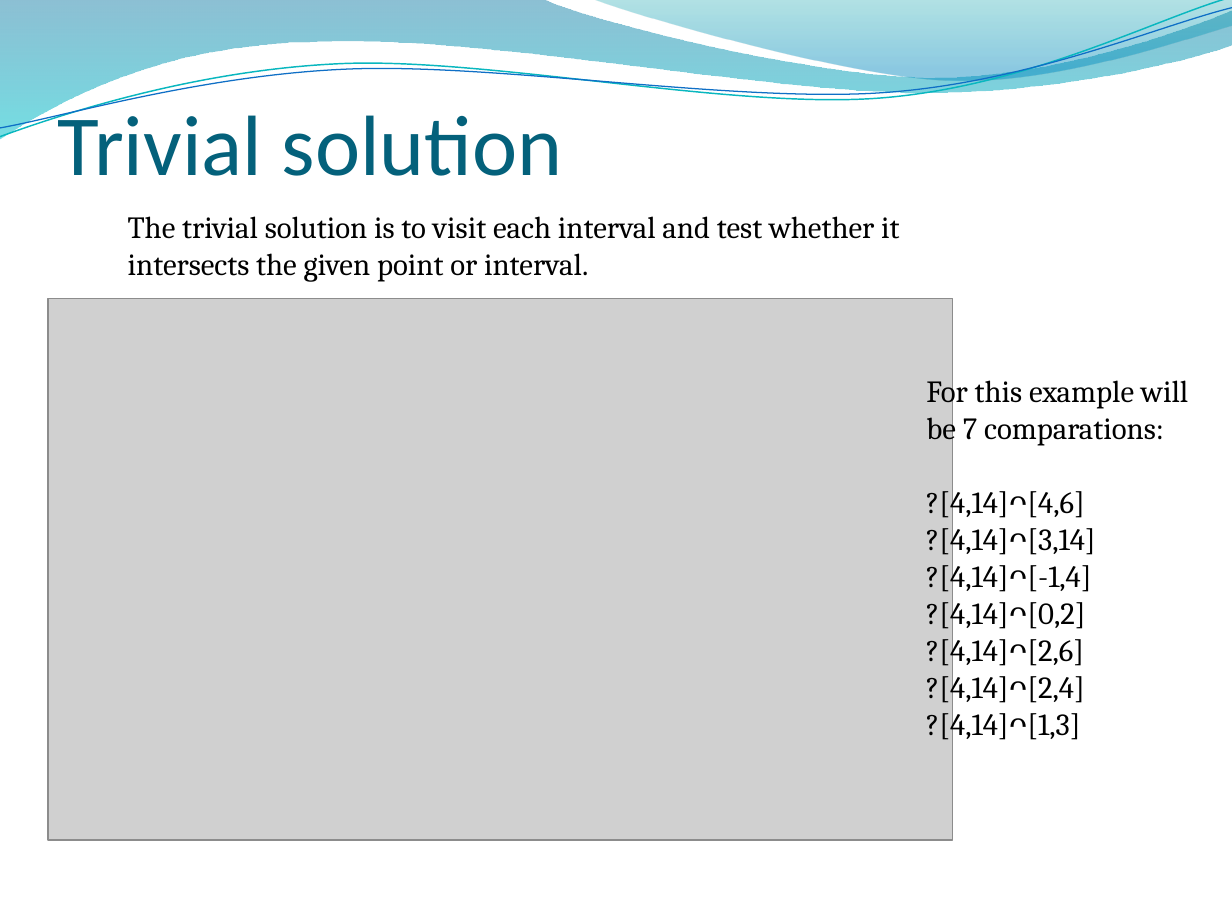
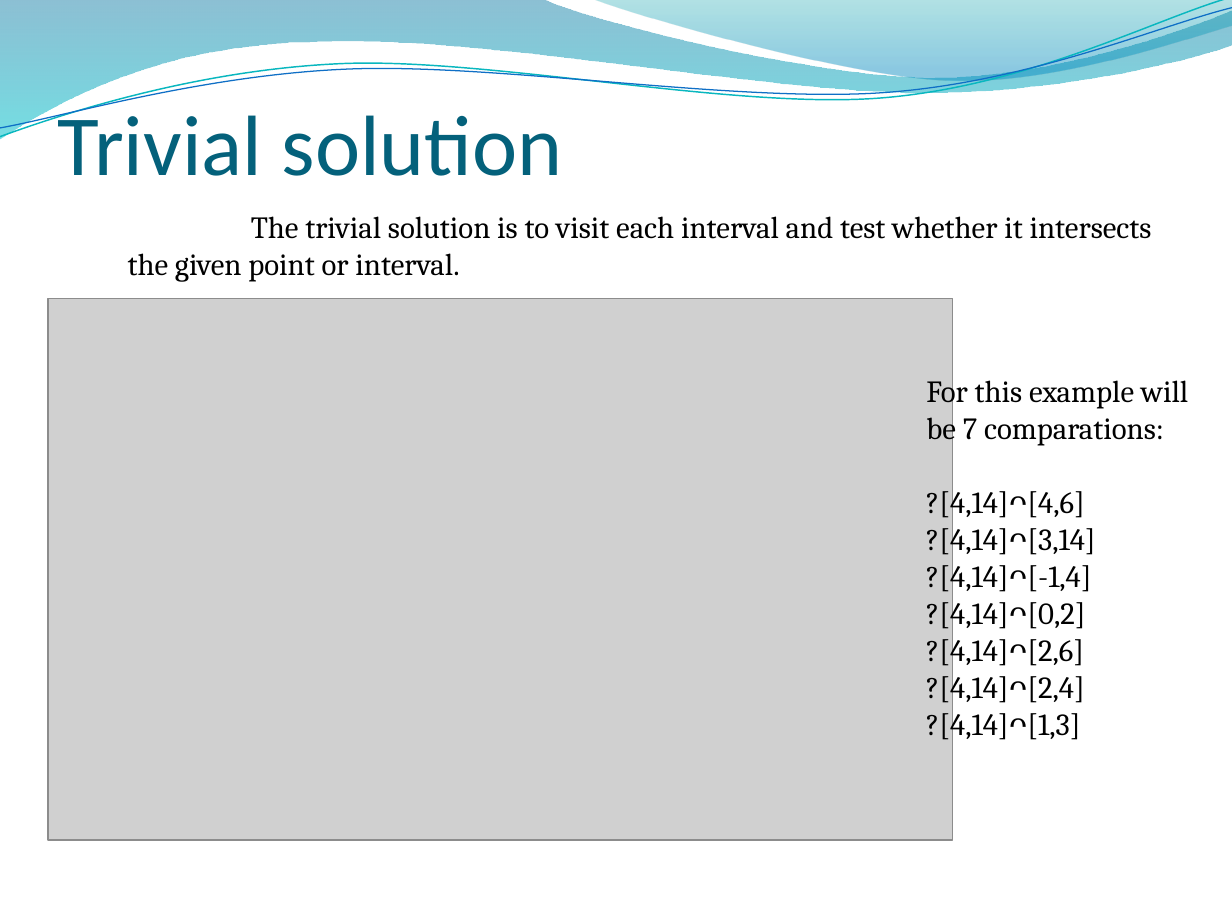
Before and after one commit to mihaescu/ADS, a slide deck: slide 3 of BST/Geometric Applications/Interval Search by Iordache Lucian/Presentation/Interval search tree.pptx. Drawn at 1232x924 pixels with LibreOffice and Linux fonts; fonts in the diff are those of the drawing; grey boxes stand for pictures; background and template pictures are left out. Boxes give left, top, right and bottom in pixels: in the first picture for what was removed or moved away, otherwise in the second. Text is boxed around its words. In the diff, an @@ line names an element or a change of style, - is before the commit and + after.

```diff
--- a/BST/Geometric Applications/Interval Search by Iordache Lucian/Presentation/Interval search tree.pptx
+++ b/BST/Geometric Applications/Interval Search by Iordache Lucian/Presentation/Interval search tree.pptx
@@ text "The trivial solution is to ..." rewrapped from (128, 216, 900, 282) to (128, 216, 1152, 282) @@
```
Also in this commit, not shown: 4 other slides changed, 2 slides added, 1 slide removed, 1 other file.
